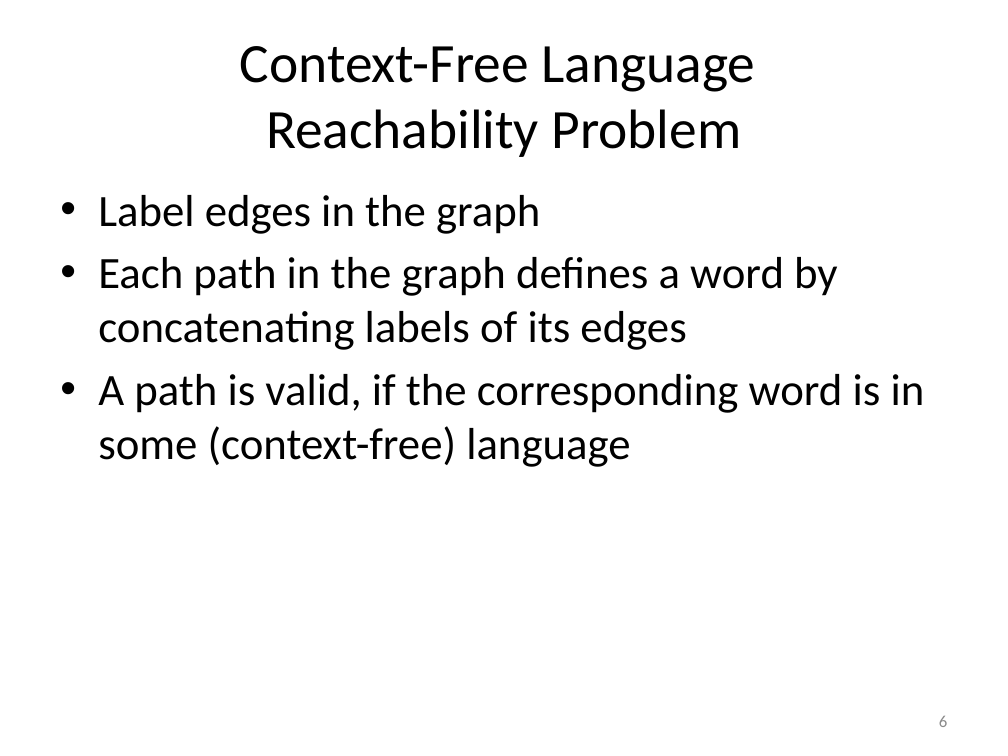
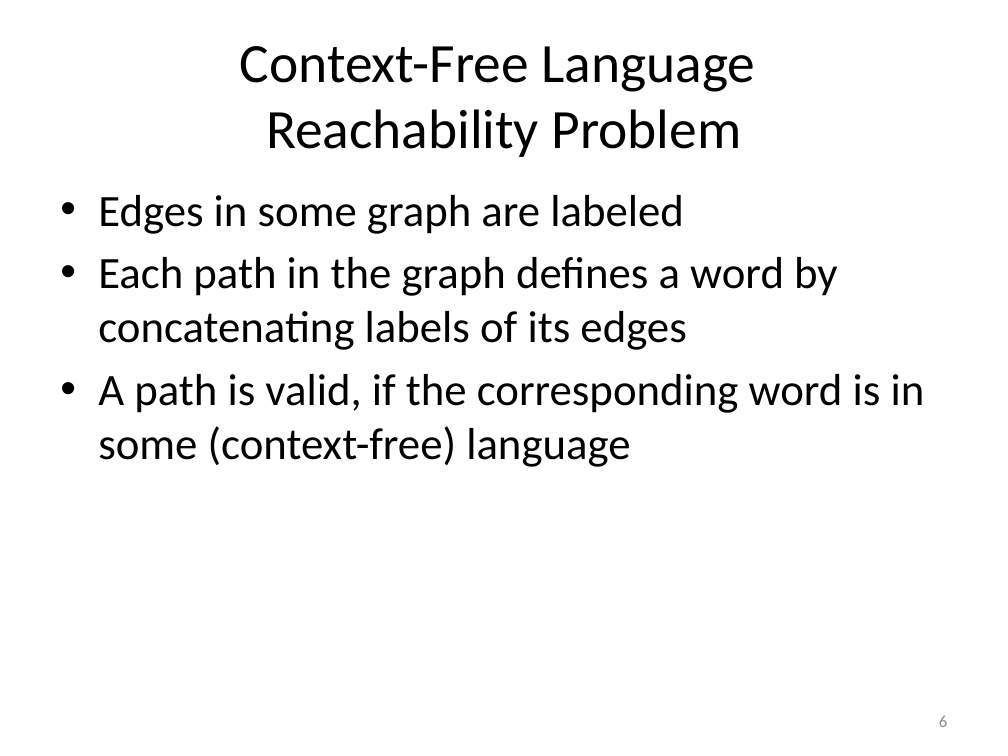
Before and after one commit to stg-tud/apsa, a slide deck: slide 6 of 2016/lecture/APSA-09-CFLRP-IDE.pptx. Drawn at 1008x756 pixels with LibreOffice and Linux fonts; fonts in the diff are those of the drawing. Boxes give left, top, right and bottom in pixels: in the first picture for what was removed or moved away, otherwise in the second. Text is boxed around its words. In the diff, an @@ line names an element or a change of style, - is before the commit and + after.

```diff
--- a/2016/lecture/APSA-09-CFLRP-IDE.pptx
+++ b/2016/lecture/APSA-09-CFLRP-IDE.pptx
@@ text at (98,195,684,234): text changed @@
-• Label edges in the graph
+• Edges in some graph are labeled
```
Also in this commit, not shown: 6 other slides changed, 3 slides added, 1 other file.
